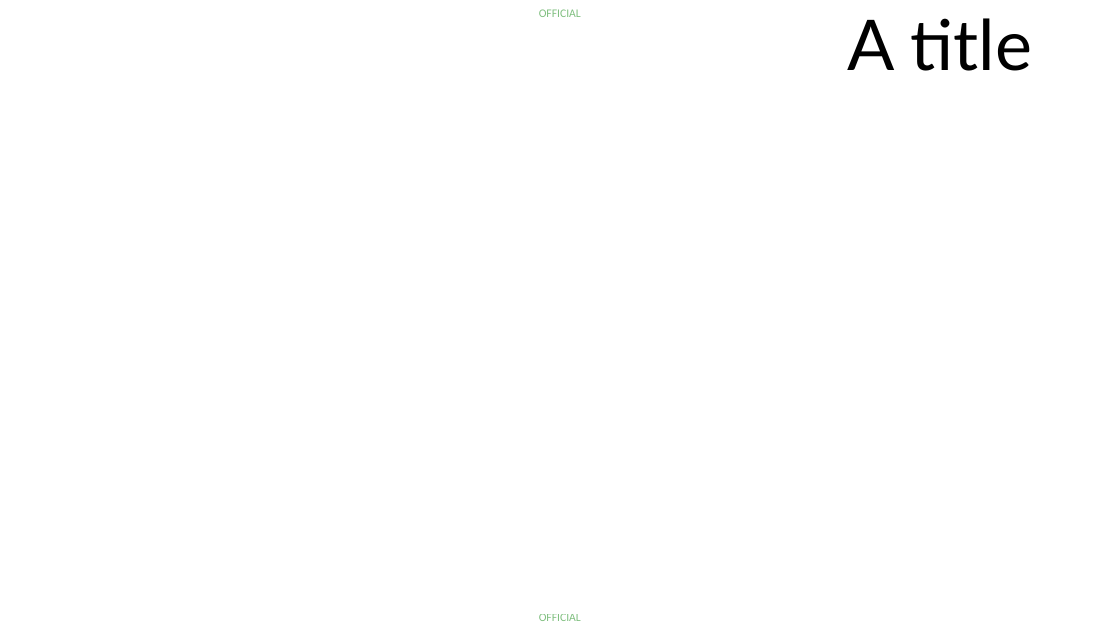
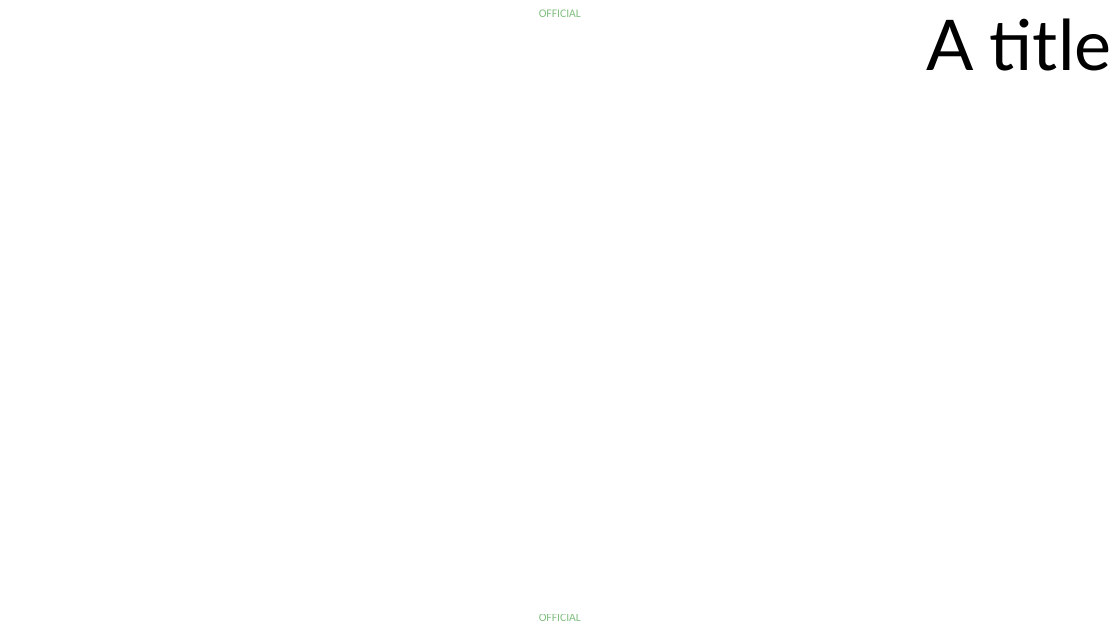
Before and after one commit to Net-AI-Git/PSD-env, a slide deck: slide 1 of main/Data/format.pptx. Drawn at 1120x630 pixels with LibreOffice and Linux fonts; fonts in the diff are those of the drawing. Boxes give left, top, right and bottom in pixels: in the first picture for what was removed or moved away, otherwise in the second. Text is boxed around its words. In the diff, an @@ line names an element or a change of style, - is before the commit and + after.

```diff
--- a/main/Data/format.pptx
+++ b/main/Data/format.pptx
@@ title "A title": place and size @@
-title "A title" at bbox=[848, 18, 1033, 71]
+title "A title" at bbox=[927, 18, 1112, 71]
@@ title "A title" at bbox=[927, 18, 1112, 71]: alignment centre to right @@
```
Also in this commit, not shown: 2 other files.
